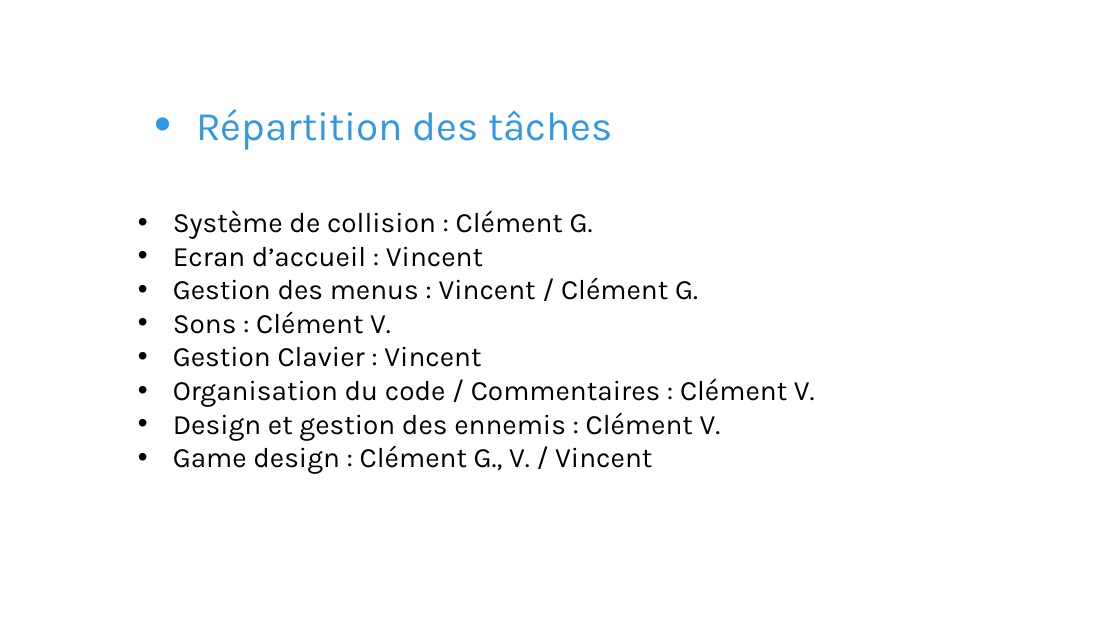
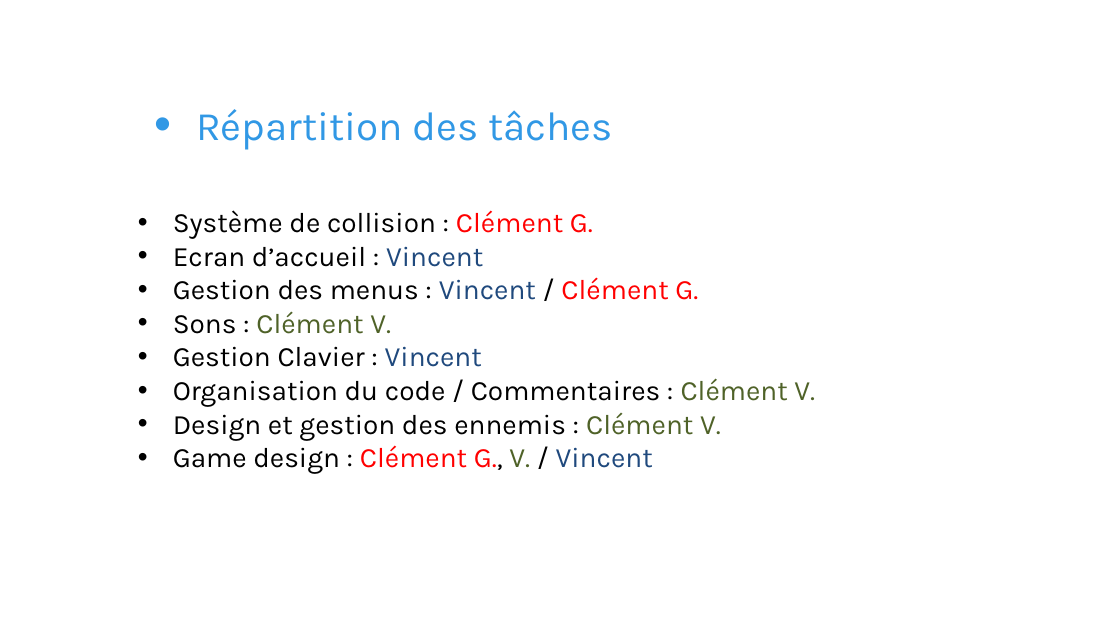
Before and after one commit to Tecnelm/ISN-SpaceInvaders, a slide deck: slide 2 of Présentation projet/Projet ISN.pptx. Drawn at 1120x630 pixels with LibreOffice and Linux fonts; fonts in the diff are those of the drawing; background and template pictures are left out. Boxes give left, top, right and bottom in pixels: in the first picture for what was removed or moved away, otherwise in the second. Text is boxed around its words. In the diff, an @@ line names an element or a change of style, - is before the commit and + after.

```diff
--- a/Présentation projet/Projet ISN.pptx
+++ b/Présentation projet/Projet ISN.pptx
@@ text "Système de collision : Clément ..." at [173, 210, 815, 474]: text colour #000000 to #FF0000 in "Clément G.", "Clément G.", "Clément G.,"; text colour #000000 to #1F497D in "Vincent", "Vincent", "Vincent", "Vincent"; text colour #000000 to #4F6228 in "Clément V.", "Clément V.", "Clément V.", "V." @@
```
Also in this commit, not shown: 2 slides added, 2 slides removed, 1 other file.
